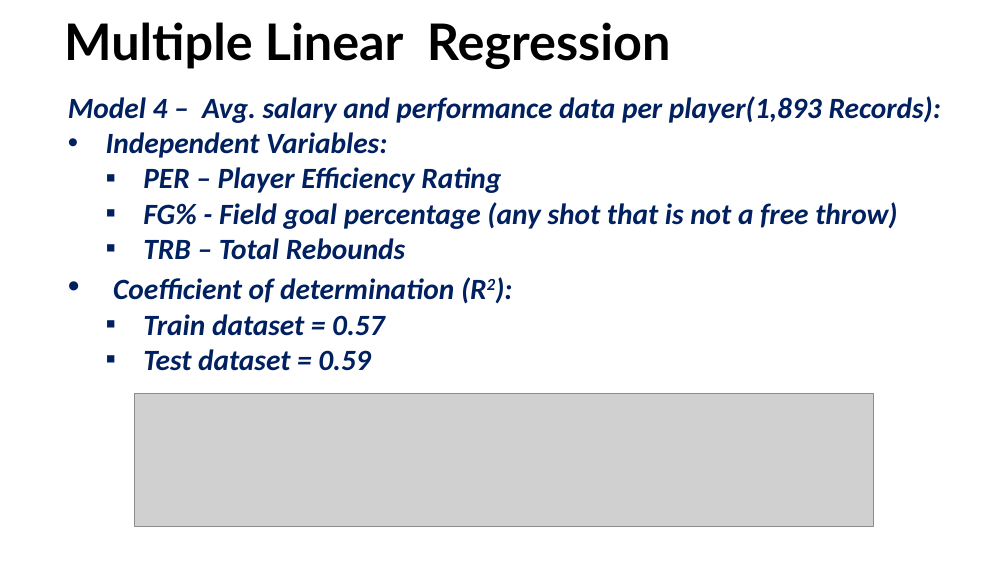
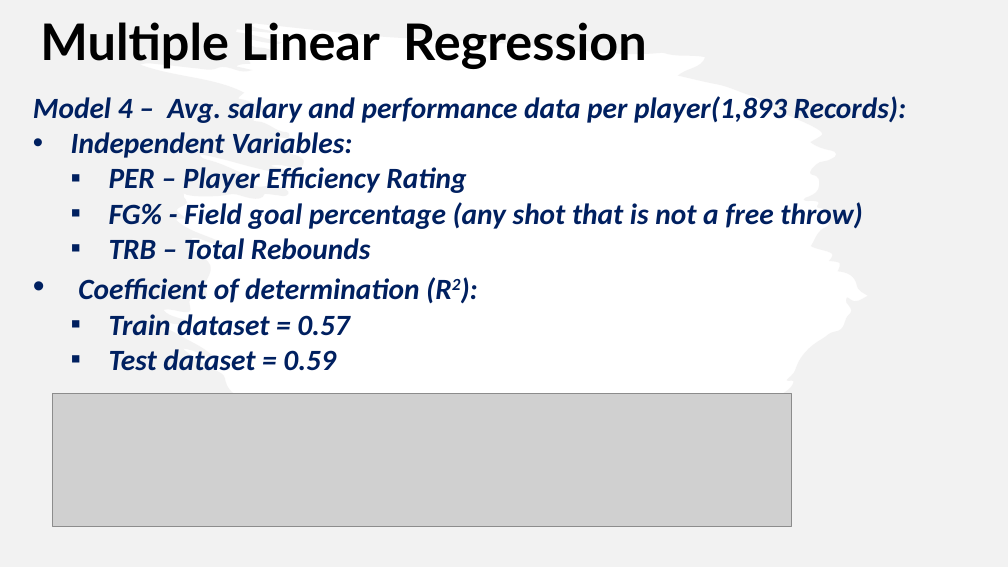
Before and after one commit to caitbeatty/nba_machine_learning, a slide deck: slide 12 of NBAPresentation.pptx. Drawn at 1008x567 pixels with LibreOffice and Linux fonts; fonts in the diff are those of the drawing; grey boxes stand for pictures. Boxes give left, top, right and bottom in pixels: in the first picture for what was removed or moved away, otherwise in the second. Text is boxed around its words. In the diff, an @@ line names an element or a change of style, - is before the commit and + after.

```diff
--- a/NBAPresentation.pptx
+++ b/NBAPresentation.pptx
@@ freeform shape added at [0, 0, 1008, 567], fill #E7E6E6 at 50% opacity @@
@@ text "Multiple Linear Regression": place and size @@
-text "Multiple Linear Regression" at [64, 22, 671, 68]
+text "Multiple Linear Regression" at [40, 22, 647, 68]
@@ text "Model 4 – Avg. salary ...": place and size @@
-text "Model 4 – Avg. salary ..." at [68, 96, 941, 371]
+text "Model 4 – Avg. salary ..." at [33, 96, 906, 371]
@@ picture: place and size @@
-picture at [135, 393, 874, 526]
+picture at [52, 393, 792, 526]
```
Also in this commit, not shown: 9 other slides changed.
